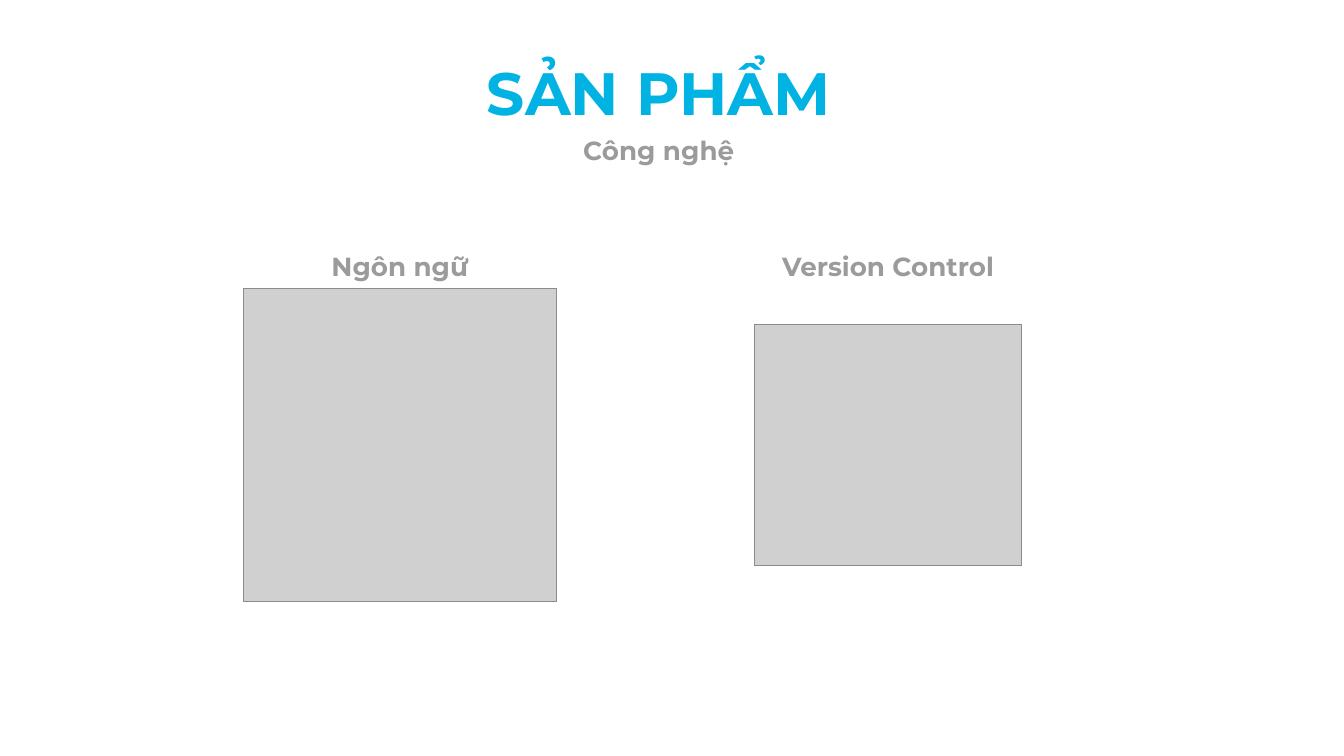
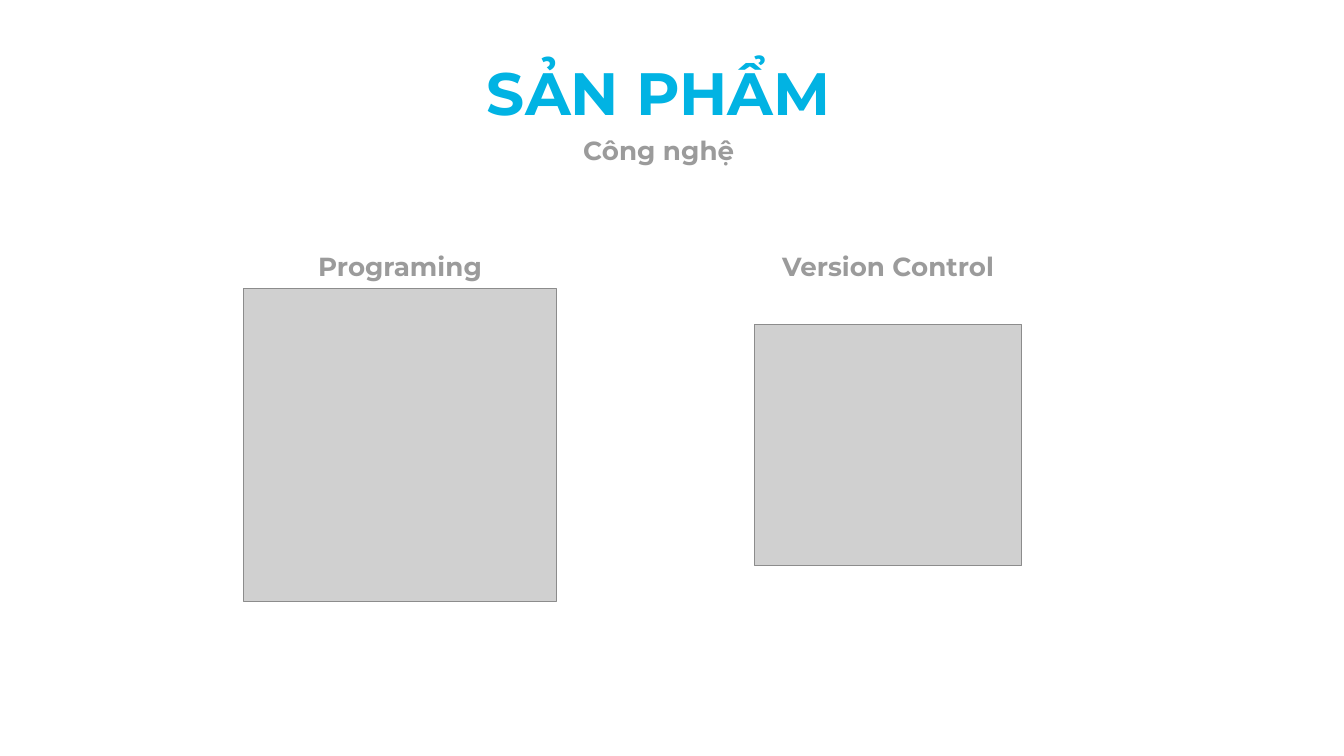
Before and after one commit to N3iV/Do-An, a slide deck: slide 5 of BaoCao/Slide.pptx. Drawn at 1344x756 pixels with LibreOffice and Linux fonts; fonts in the diff are those of the drawing; grey boxes stand for pictures. Boxes give left, top, right and bottom in pixels: in the first picture for what was removed or moved away, otherwise in the second. Text is boxed around its words. In the diff, an @@ line names an element or a change of style, - is before the commit and + after.

```diff
--- a/BaoCao/Slide.pptx
+++ b/BaoCao/Slide.pptx
@@ text at (x1=318, y1=255, x2=482, y2=281): text changed @@
-Ngôn ngữ
+Programing
```
Also in this commit, not shown: 2 other slides changed, 7 other files.
